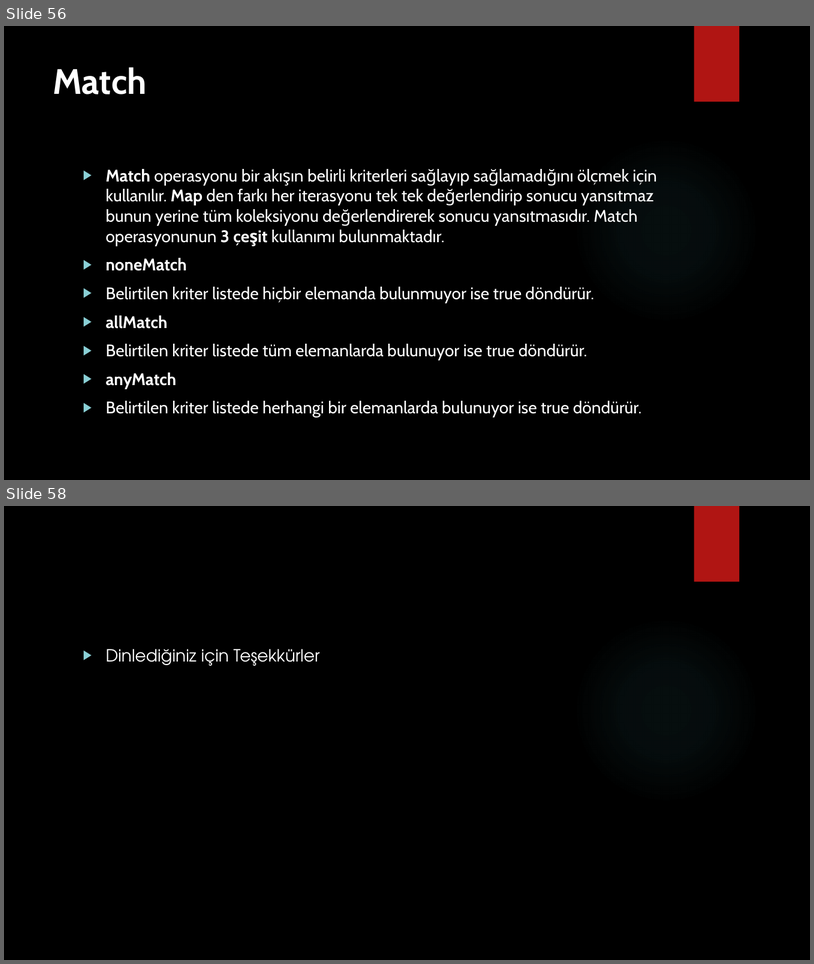
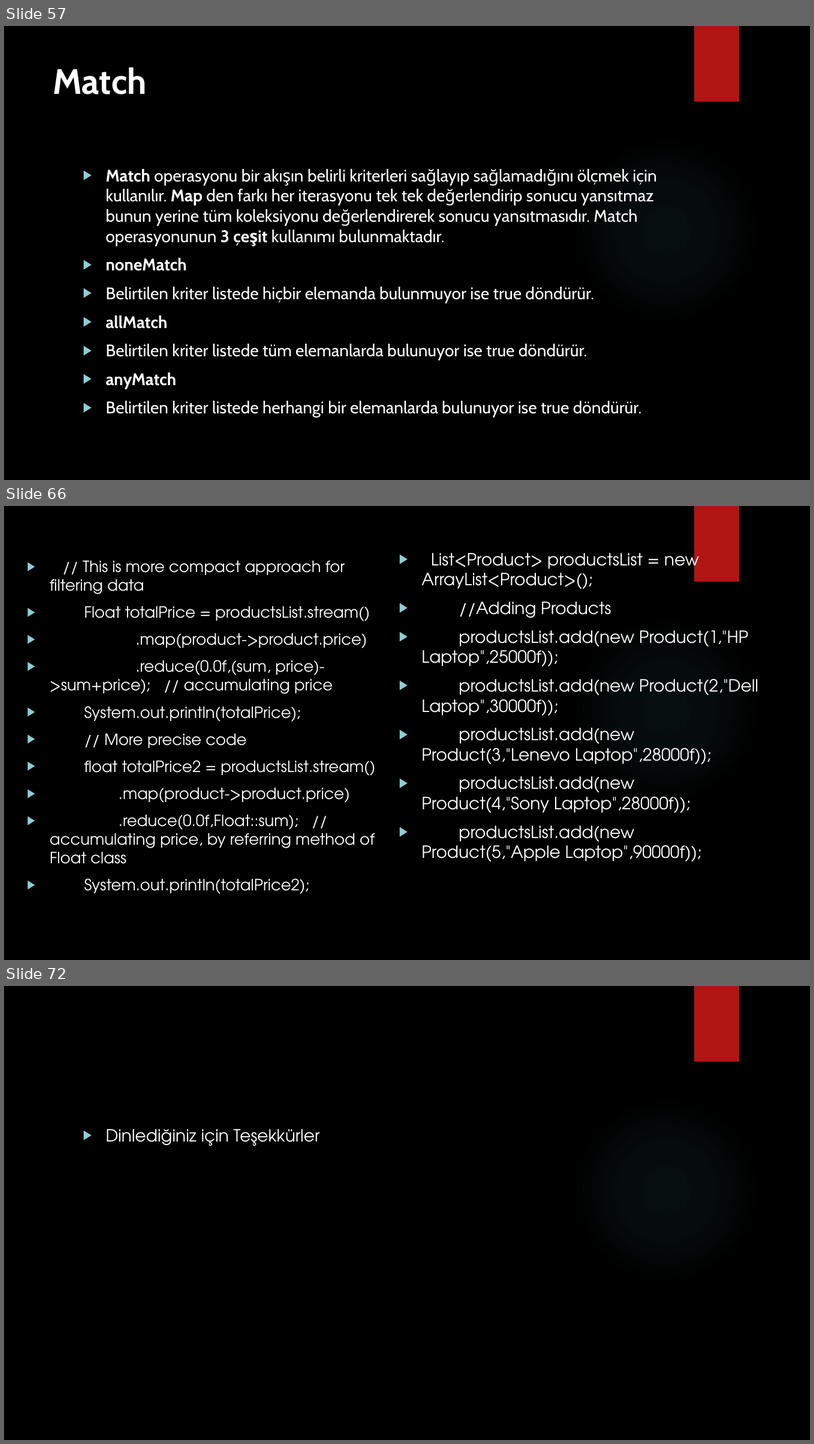
Before and after one commit to burakduman-bilgeadam/sunum, a slide deck: collection/Collections.pptx. Shown one above the other, each under a label of ours: slides 56 and 58 before the commit, slides 57, 66 and 72 after it; the slides between them are not shown. The pictures are 814x964 and 814x1444 pixels, drawn with LibreOffice and Linux fonts; fonts in the diff are those of the drawing; background and template pictures are left out. Boxes give left, top, right and bottom in pixels: in the first picture for what was removed or moved away, otherwise in the second. Text is boxed around its words. In the diff, an @@ line names an element or a change of style, - is before the commit and + after.

```diff
--- a/collection/Collections.pptx
+++ b/collection/Collections.pptx
@@ slide 66 added at <box>4,506,810,960</box>, background picture (left out); not listed: 2 template elements that a slide beside it also shows @@
@@ text added at <box>422,547,759,861</box>, 20 pt, text #FFFFFF @@
+▶ List<Product> productsList = new ArrayList<Product>();
+▶ //Adding Products
+▶ productsList.add(new Product(1,"HP Laptop",25000f));
+▶ productsList.add(new Product(2,"Dell Laptop",30000f));
+▶ productsList.add(new Product(3,"Lenevo Laptop",28000f));
+▶ productsList.add(new Product(4,"Sony Laptop",28000f));
+▶ productsList.add(new Product(5,"Apple Laptop",90000f));
@@ text added at <box>50,561,375,894</box>, 18.5 pt, text #FFFFFF @@
+▶ // This is more compact approach for filtering data
+▶ Float totalPrice = productsList.stream()
+▶ .map(product->product.price)
+▶ .reduce(0.0f,(sum, price)->sum+price); // accumulating price
+▶ System.out.println(totalPrice);
+▶ // More precise code
+▶ float totalPrice2 = productsList.stream()
+▶ .map(product->product.price)
+▶ .reduce(0.0f,Float::sum); // accumulating price, by referring method of Float class
+▶ System.out.println(totalPrice2);
@@ what was slide 56 is now slide 57 @@
@@ what was slide 58 is now slide 72 @@
```
Also in this commit, not shown: 2 slides changed, 13 other slides added, 1 other file.
